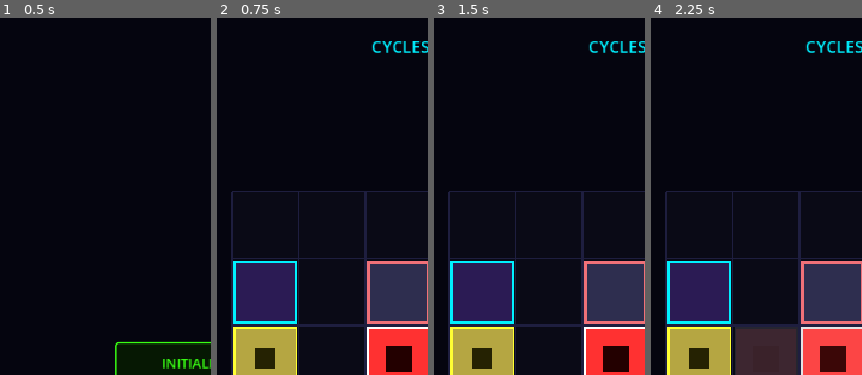
Above: before the commit, frames 1-4 (left to right).
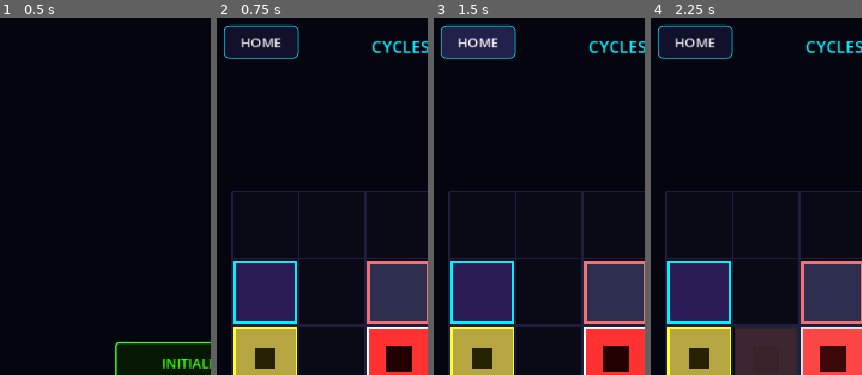
Above: after the commit, the same moments.

Repository: Kartikesh07/grid-walker
Game: Godot game, scene res://title_menu.tscn
The game is run twice, just before and just after one commit, with the same random seed, the same clock (stepped at 60 frames per second) and the same inputs.
Inputs (mouse positions are % of the whole screen's width and height, from its top left):
- Up to frame 1 (0.5 s): no input
- Up to frame 2 (0.75 s): click "INITIALIZE WALK" at 0.5 s
- Up to frame 3 (1.5 s): click (10, 3) at 1.25 s, where only the run after the commit has a clickable "HOME"
- Up to frame 4 (2.25 s): tap Enter at 2 s; move the mouse to (74, 47) at 2.02 s; hold Right (ui_right) from 2.03 s (still down); tap Z at 2.1 s; click (74, 47) at 2.17 s
The pictures show only the part of the screen within x 0-50%, y 0-50%; the shares and areas given below are measured in that part.

Frame 1 is identical in both runs. In frame 2, 3.4% of the frame differs, in the area x 3-39%, y 1-12%; in frame 3, 3.4%; in frame 4, 3.4%.

Commit message:
style: add and design Home HUD buttons in main.tscn

Diff:
--- a/main.tscn
+++ b/main.tscn
@@ -146,6 +146,17 @@
 theme_override_styles/hover = SubResource("StyleBoxFlat_j7f80")
 text = "UNDO MOVE"
 
+[node name="HomePopupButton" type="Button" parent="HUD/GameEndPopup" unique_id=904197624]
+unique_name_in_owner = true
+layout_mode = 0
+offset_left = 110.0
+offset_top = 200.0
+offset_right = 250.0
+offset_bottom = 231.0
+theme_override_styles/normal = SubResource("StyleBoxFlat_mktl6")
+theme_override_styles/hover = SubResource("StyleBoxFlat_j7f80")
+text = "MAIN MENU"
+
 [node name="ControlButtons" type="HBoxContainer" parent="HUD" unique_id=589366216]
 anchors_preset = 7
 anchor_left = 0.5
@@ -190,3 +201,13 @@
 text = "CYCLES: 15 / 15"
 horizontal_alignment = 1
 vertical_alignment = 1
+
+[node name="HomeHUDButton" type="Button" parent="HUD" unique_id=57828984]
+unique_name_in_owner = true
+offset_left = 20.0
+offset_top = 40.0
+offset_right = 110.0
+offset_bottom = 80.0
+theme_override_styles/normal = SubResource("StyleBoxFlat_arwa0")
+theme_override_styles/hover = SubResource("StyleBoxFlat_j3rxf")
+text = "HOME"
